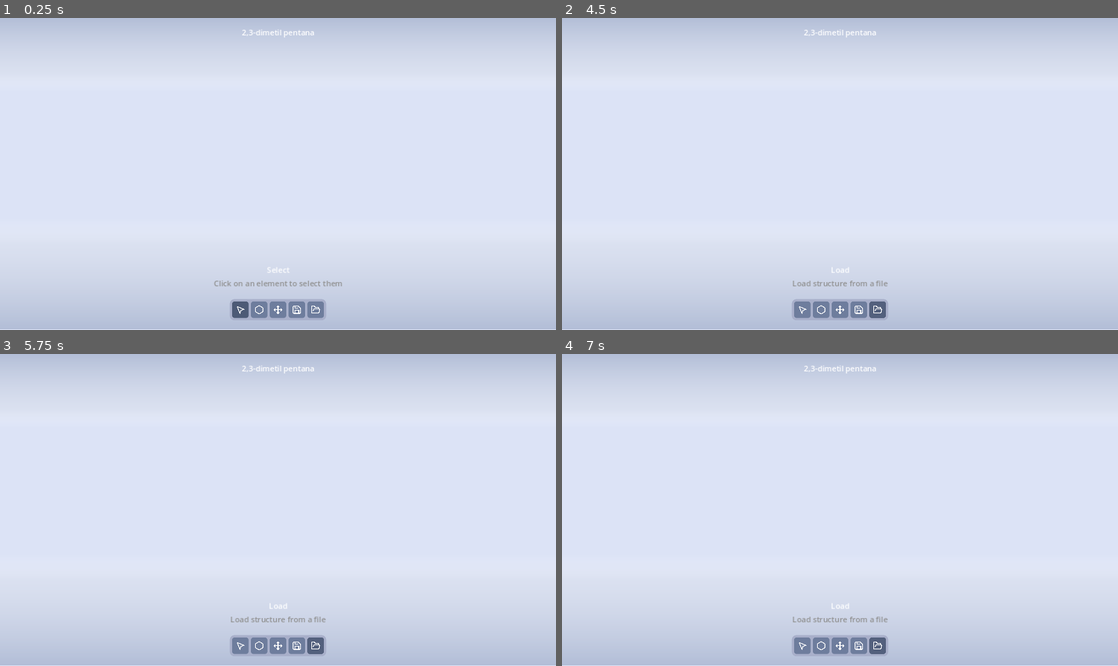
Above: before the commit, frames 1-4 (two rows, left to right).
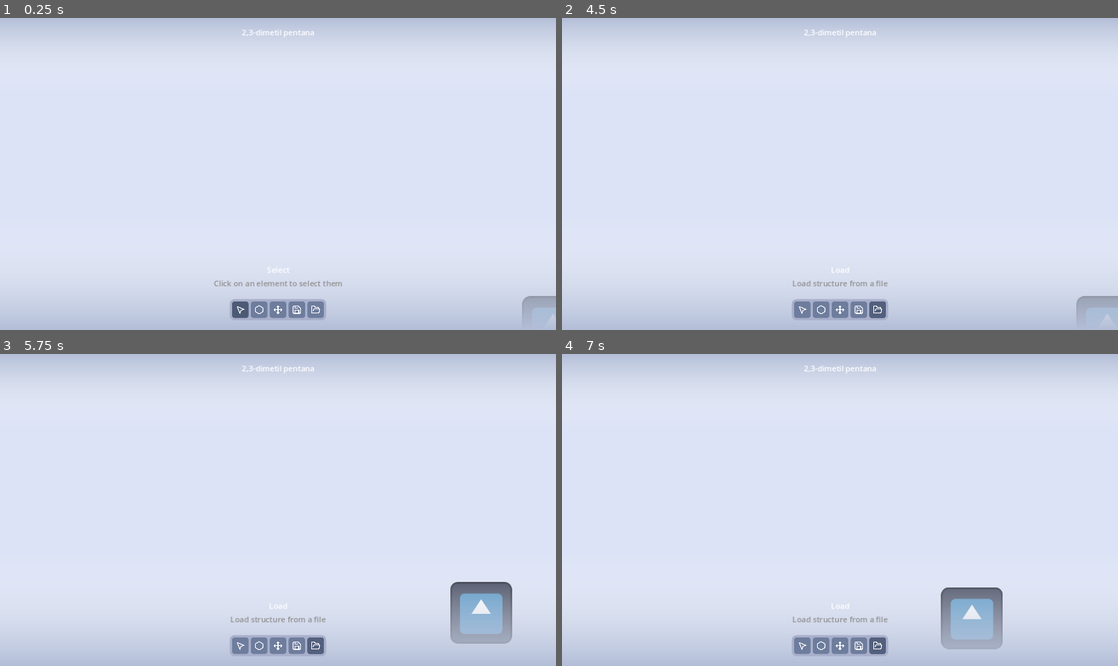
Above: after the commit, the same moments.

Repository: HanzCEO/AlkaneLab
Game: Godot game, scene res://main.tscn
Same seed, same stepped clock (60 frames per second), same inputs: the game is played once before the commit and once after it. The engine's default icon, where the game draws it, is replaced by a stand-in: a white triangle on a blue panel in a dark square.
Inputs (mouse positions are in pixels of both pictures, inside the frame that each line leads up to):
- Up to frame 1 (0.25 s): no input
- Up to frame 2 (4.5 s): click (801, 311) at 0.5 s; click (823, 311) at 1.25 s; click (840, 311) at 2 s; click (856, 311) at 2.75 s; click (878, 311) at 3.5 s; tap Enter at 4.25 s; move the mouse to (962, 158) at 4.27 s; hold D from 4.28 s (still down)
- Up to frame 3 (5.75 s): move the mouse to (166, 525) at 5.02 s; release D at 5.03 s; hold S from 5.03 s (still down)
- Up to frame 4 (7 s): move the mouse to (895, 441) at 5.77 s; release S at 5.78 s; hold D 5.78-6.53 s; move the mouse to (812, 572) at 6.52 s; hold W from 6.53 s (still down)

The runs differ from the first frame. In frame 1, 0.5% of the frame differs, in the area x 0-100%, y 89-100%; in frame 2, 0.5%; in frame 3, 2.4%, in the area x 0-100%, y 73-100%; in frame 4, 2.4%.

Commit message:
feat: Added camera movement

Diff:
--- /dev/null
+++ b/CameraGuy.gd
@@ -0,0 +1,21 @@
+extends CharacterBody2D
+
+var SPEED = 200
+
+func _ready():
+	motion_mode = CharacterBody2D.MOTION_MODE_FLOATING
+
+func _physics_process(delta):
+	velocity = Vector2.ZERO
+
+	if Input.is_key_pressed(KEY_W):
+		velocity += Vector2.UP
+	elif Input.is_key_pressed(KEY_S):
+		velocity += Vector2.DOWN
+	if Input.is_key_pressed(KEY_D):
+		velocity += Vector2.RIGHT
+	elif Input.is_key_pressed(KEY_A):
+		velocity += Vector2.LEFT
+
+	velocity *= SPEED
+	move_and_slide()
--- a/main.tscn
+++ b/main.tscn
@@ -1,15 +1,19 @@
-[gd_scene load_steps=14 format=3 uid="uid://m1gitmvevvwv"]
-
+[gd_scene load_steps=17 format=3 uid="uid://m1gitmvevvwv"]
+
+[ext_resource type="Script" path="res://CameraGuy.gd" id="1_41v4d"]
 [ext_resource type="Texture2D" uid="uid://c58bparc3xa5r" path="res://mouse-pointer-2.svg" id="1_bpkyk"]
 [ext_resource type="Script" path="res://Toolbox.gd" id="1_hn73g"]
 [ext_resource type="Texture2D" uid="uid://cxnef7xvhkstv" path="res://hexagon.svg" id="2_ev4y7"]
 [ext_resource type="Texture2D" uid="uid://cjg34bawya0hy" path="res://move.svg" id="3_sis1k"]
 [ext_resource type="Texture2D" uid="uid://7d56vvpcf7l5" path="res://save.svg" id="4_j6pif"]
 [ext_resource type="Texture2D" uid="uid://cv2h60q4vc47m" path="res://folder-open.svg" id="5_6m4y7"]
+[ext_resource type="Texture2D" uid="uid://vqh1d2rg0vbf" path="res://icon.svg" id="8_13r74"]
+
+[sub_resource type="RectangleShape2D" id="RectangleShape2D_ivf56"]
 
 [sub_resource type="Gradient" id="Gradient_ppjtq"]
 offsets = PackedFloat32Array(0, 0.767213, 1)
-colors = PackedColorArray(0.700343, 0.744377, 0.841874, 1, 0.851645, 0.873446, 0.921715, 0.495082, 1, 1, 1, 0)
+colors = PackedColorArray(0.700343, 0.744377, 0.841874, 1, 0.913725, 0.92549, 0.952941, 0.2, 1, 1, 1, 0)
 
 [sub_resource type="GradientTexture1D" id="GradientTexture1D_et04s"]
 gradient = SubResource("Gradient_ppjtq")
@@ -63,6 +67,16 @@
 
 [node name="Main" type="Node2D"]
 
+[node name="CameraGuy" type="CharacterBody2D" parent="."]
+script = ExtResource("1_41v4d")
+
+[node name="Camera2D" type="Camera2D" parent="CameraGuy"]
+process_callback = 0
+position_smoothing_enabled = true
+
+[node name="CollisionShape2D" type="CollisionShape2D" parent="CameraGuy"]
+shape = SubResource("RectangleShape2D_ivf56")
+
 [node name="CanvasLayer" type="CanvasLayer" parent="."]
 
 [node name="TextureRect" type="TextureRect" parent="CanvasLayer"]
@@ -81,9 +95,9 @@
 anchor_right = 1.0
 anchor_bottom = 1.0
 offset_left = 1154.0
-offset_top = -233.0
+offset_top = -232.0
 offset_right = 234.0
-offset_bottom = 922.0
+offset_bottom = 923.0
 grow_horizontal = 2
 grow_vertical = 0
 rotation = 1.5708
@@ -216,4 +230,6 @@
 text = "2,3-dimetil pentana"
 horizontal_alignment = 1
 
-[node name="Camera2D" type="Camera2D" parent="."]
+[node name="Sprite2D" type="Sprite2D" parent="."]
+position = Vector2(570, 318)
+texture = ExtResource("8_13r74")
Empty file added: Camera2D.gd
